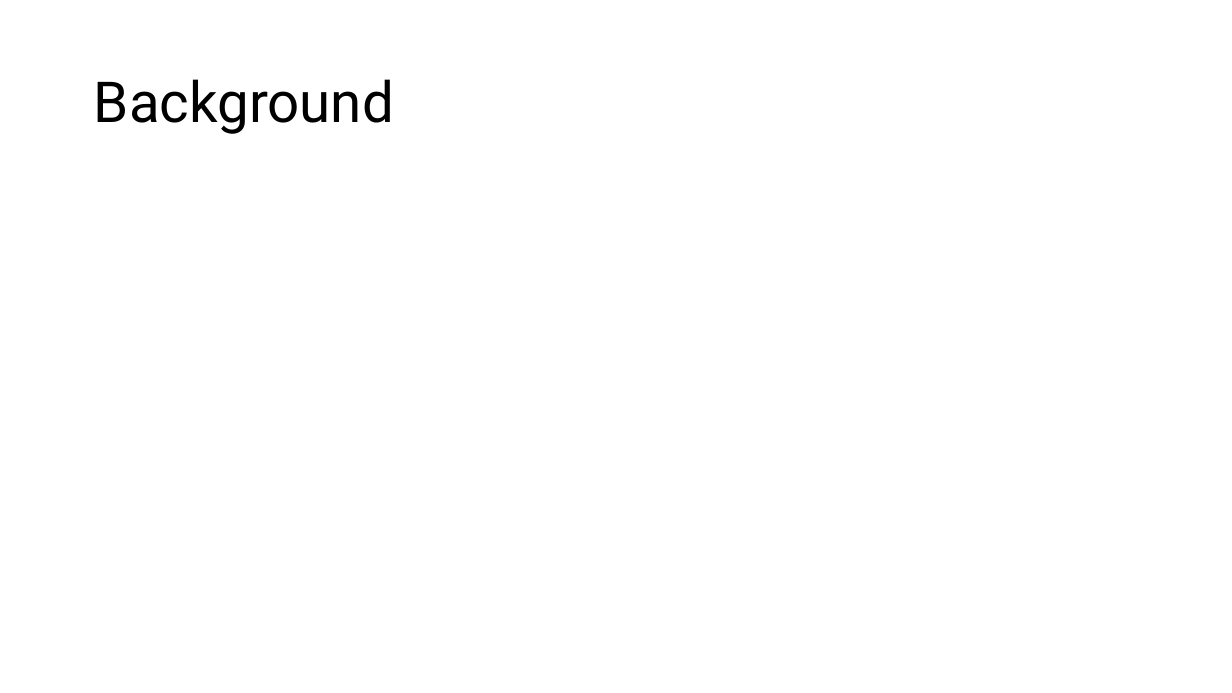
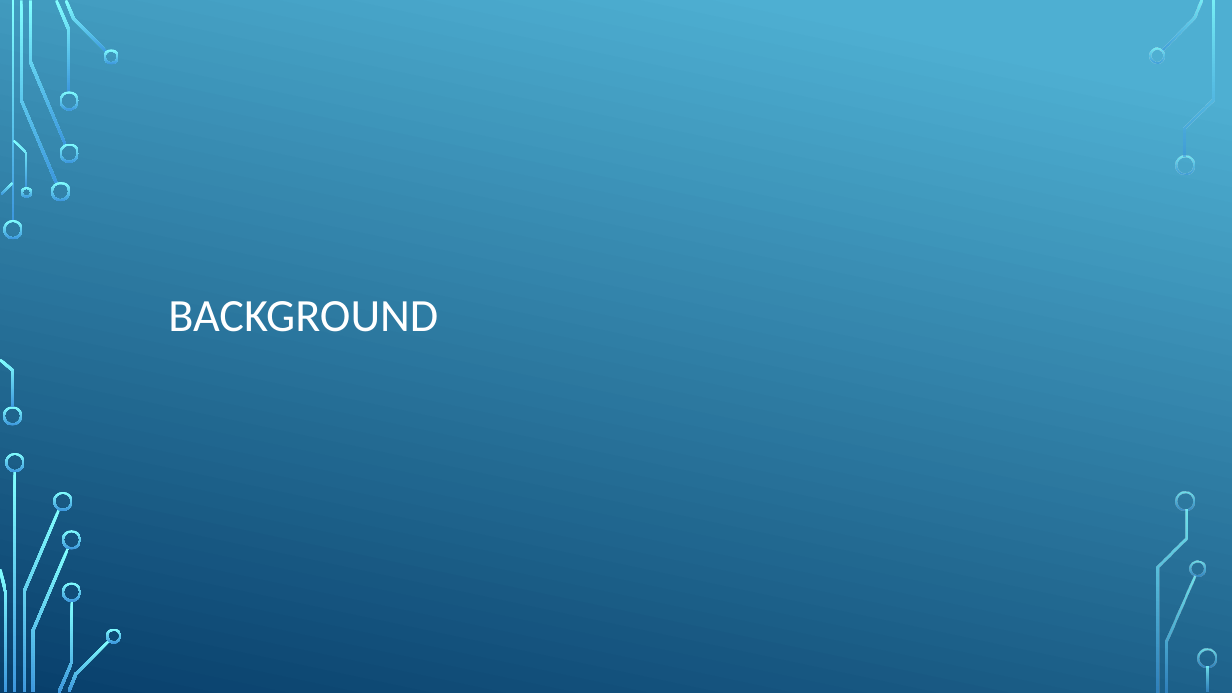
Before and after one commit to ddaniel2024/Project-4, a slide deck: slide 2 of Employee Attrition Prediction Presentation.pptx. Drawn at 1232x693 pixels with LibreOffice and Linux fonts; fonts in the diff are those of the drawing; background and template pictures are left out. Boxes give left, top, right and bottom in pixels: in the first picture for what was removed or moved away, otherwise in the second. Text is boxed around its words. In the diff, an @@ line names an element or a change of style, - is before the commit and + after.

```diff
--- a/Employee Attrition Prediction Presentation.pptx
+++ b/Employee Attrition Prediction Presentation.pptx
@@ background #FFFFFF to picture (left out) @@
@@ title at <box>168,301,438,332</box>: text changed; size 44 to 36 pt; font Roboto to Calibri; text colour #000000 to #FFFFFF @@
-Background
+BACKGROUND
@@ group added at <box>0,0,1217,693</box>: 33 freeform shapes, 3 rectangles @@
```
Also in this commit, not shown: 13 other slides changed, 4 slides added, 2 slides removed, 1 other file.
